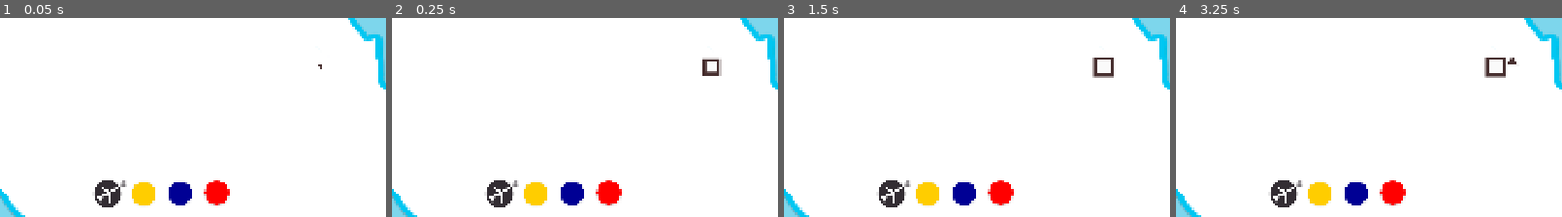
Above: before the commit, frames 1-4 (left to right).
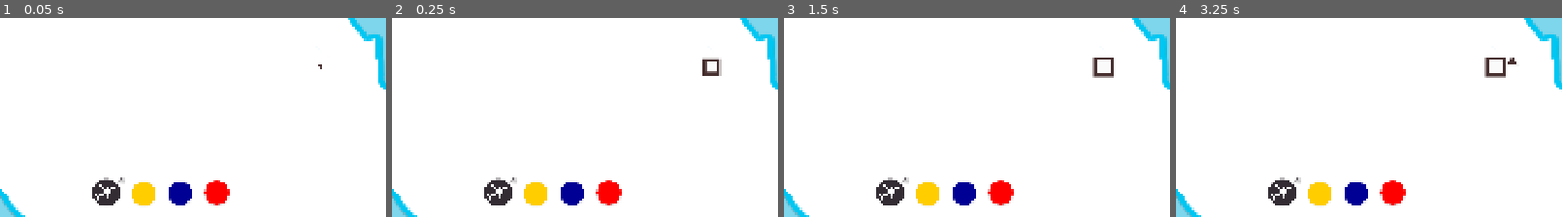
Above: after the commit, the same moments.

Repository: top-it-090304/Holding-Pattern
Game: Godot game, scene res://scene/Main.tscn
Two runs of this game, one before a commit and one after it. Both use one fixed random seed, a clock stepped at 60 frames per second and the inputs below.
Inputs (mouse positions are % of the whole screen's width and height, from its top left):
- Up to frame 1 (0.05 s): no input
- Up to frame 2 (0.25 s): no input
- Up to frame 3 (1.5 s): click (45, 94) at 0.5 s; click (49, 94) at 1.25 s
- Up to frame 4 (3.25 s): click (54, 94) at 2 s; click (45, 94) at 2.75 s
The pictures show only the part of the screen within x 26-76%, y 50-100%; the shares and areas given below are measured in that part.

The runs differ from the first frame. In frame 1, 0.4% of the frame differs, in the area x 23-33%, y 80-96%; in frame 2, 0.4%; in frame 3, 0.4%; in frame 4, 0.4%.

Commit message:
fix: add plane

Diff:
--- a/scene/Main.tscn
+++ b/scene/Main.tscn
@@ -25,6 +25,11 @@
 
 [node name="Main" type="Node2D" unique_id=699429658]
 script = ExtResource("1_nbc6x")
+
+[node name="Camera2D" type="Camera2D" parent="." unique_id=273851256]
+position = Vector2(1613, 447)
+ignore_rotation = false
+zoom = Vector2(1.9, 1.9)
 
 [node name="Map" type="Sprite2D" parent="." unique_id=1367451836]
 z_index = -1
@@ -89,37 +94,51 @@
 [node name="CountPlanePack" type="Control" parent="UI" unique_id=1520139293]
 layout_mode = 3
 anchors_preset = 0
-offset_right = 40.0
-offset_bottom = 40.0
+offset_left = 685.0
+offset_top = 886.0
+offset_right = 813.0
+offset_bottom = 984.0
+
+[node name="CountPlaneZero" type="TextureRect" parent="UI/CountPlanePack" unique_id=28308419]
+layout_mode = 1
+anchors_preset = -1
+anchor_left = -8.34375
+anchor_top = -6.520408
+anchor_right = -6.74375
+anchor_bottom = -5.1454067
+offset_bottom = -6.1035156e-05
+metadata/_edit_use_anchors_ = true
+
+[node name="Count" type="Label" parent="UI/CountPlanePack" unique_id=328349660]
+layout_mode = 0
+offset_left = 110.0
+offset_top = 6.0
+offset_right = 133.0
+offset_bottom = 38.0
+label_settings = SubResource("LabelSettings_pnqar")
+script = ExtResource("9_pnqar")
+
+[node name="TexturePlaneGhost" type="TextureRect" parent="UI/CountPlanePack" unique_id=1382701883]
+unique_name_in_owner = true
+layout_mode = 0
+offset_left = -123.0
+offset_top = 936.0
+offset_right = -49.0
+offset_bottom = 996.0
+texture = ExtResource("8_eik88")
 
 [node name="AddPlane" type="TextureRect" parent="UI/CountPlanePack" unique_id=1910985803]
 texture_filter = 6
-layout_mode = 0
-offset_left = 732.0
-offset_top = 907.0
-offset_right = 803.0
-offset_bottom = 978.0
+layout_mode = 1
+anchors_preset = -1
+offset_left = 44.0
+offset_top = 18.0
+offset_right = 115.0
+offset_bottom = 89.0
 mouse_filter = 0
 texture = ExtResource("6_eik88")
 expand_mode = 1
 script = ExtResource("7_s5yxy")
-
-[node name="CountPlaneZero" type="TextureRect" parent="UI/CountPlanePack" unique_id=28308419]
-layout_mode = 0
-offset_left = -71.0
-offset_top = -260.0
-offset_right = -31.0
-offset_bottom = -220.0
-metadata/_edit_use_anchors_ = true
-
-[node name="Count" type="Label" parent="UI/CountPlanePack" unique_id=328349660]
-layout_mode = 0
-offset_left = 800.0
-offset_top = 900.0
-offset_right = 820.0
-offset_bottom = 932.0
-label_settings = SubResource("LabelSettings_pnqar")
-script = ExtResource("9_pnqar")
 
 [node name="ScorePack" type="Control" parent="UI" unique_id=1916879007]
 layout_mode = 3
@@ -156,13 +175,6 @@
 bbcode_enabled = true
 text = "[b]0[/b]"
 
-[node name="TexturePlaneGhost" type="TextureRect" parent="UI" unique_id=1382701883]
-offset_left = -189.0
-offset_top = 24.0
-offset_right = -115.0
-offset_bottom = 84.0
-texture = ExtResource("8_eik88")
-
 [node name="AirportSpawn" type="Node2D" parent="." unique_id=2036406742]
 
 [node name="Zone0" type="Node2D" parent="AirportSpawn" unique_id=662884658]
@@ -279,11 +291,6 @@
 
 [node name="Marker2D5" type="Marker2D" parent="AirportSpawn/Zone6" unique_id=1541567105]
 position = Vector2(2496, 342)
-
-[node name="Camera2D" type="Camera2D" parent="." unique_id=273851256]
-position = Vector2(1613, 447)
-ignore_rotation = false
-zoom = Vector2(1.9, 1.9)
 
 [connection signal="timeout" from="Timer" to="." method="_on_spawn_timer_timeout"]
 [connection signal="toggled" from="UI/YellowButton" to="." method="_on_yb_toggled"]
--- a/scripts/Plane_add.gd
+++ b/scripts/Plane_add.gd
@@ -2,7 +2,13 @@
 
 var is_dragging = false
 var ghost_plane: Sprite2D
-@onready var fly_count = $"../UI/TexturePlaneGhost"
+@onready var fly_count = %TexturePlaneGhost
+
+func _process(_delta):
+	if GameData.start_planes == 0:
+		texture = load("res://objects/count_fly_Zero.png")
+	if is_dragging and is_instance_valid(ghost_plane):
+		ghost_plane.global_position = get_viewport().get_mouse_position()
 
 
 func _gui_input(event):
@@ -17,18 +23,18 @@
 	ghost_plane = Sprite2D.new()
 	ghost_plane.texture = fly_count.texture
 	ghost_plane.modulate = Color(1, 1, 1, 0.5)
+	get_parent().add_child(ghost_plane)
 	ghost_plane.top_level = true
-	get_tree().root.add_child(ghost_plane)
+	ghost_plane.z_index = 11
+	ghost_plane.scale = Vector2(1.0,1.0)
+	ghost_plane.global_position = get_viewport().get_mouse_position()
 
-func _process(_delta):
-	if GameData.start_planes == 0:
-		texture = load("res://objects/count_fly_Zero.png")
-	if is_dragging and ghost_plane:
-		ghost_plane.global_position = get_global_mouse_position()
+
 
 func _drop_plane():
 	is_dragging = false
-	var mouse_pos = get_global_mouse_position()
+	var canvas_transform = get_viewport().get_canvas_transform()
+	var mouse_pos = canvas_transform.affine_inverse() * get_viewport().get_mouse_position()
 	var found_route = null
 	var route_data_ = null
 	var t_ = 0.0
@@ -46,8 +52,11 @@
 				route_data_ = route.route_data
 				t_ = offset / curve.get_baked_length()
 
+	if ghost_plane:
+		ghost_plane.queue_free()
+
+
+
 	if found_route and route_data_:
 		found_route.spawn_plane(route_data_, t_)
 		print("самолет появился")
-
-	ghost_plane.queue_free()
